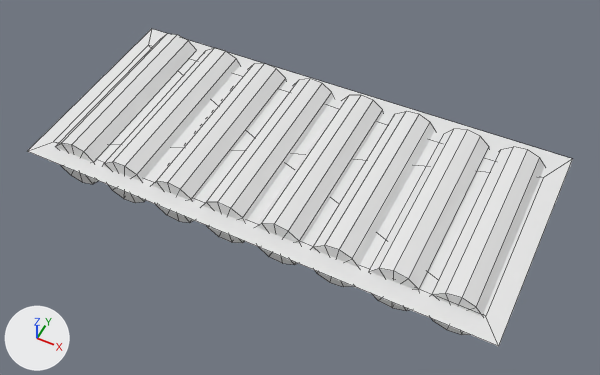
Before and after pictures for a commit that changed the FBX model Assets/Arts/Map/Model_For_Prefabs/Beach_Log.fbx.
The view is the same before and after, from a camera (50 mm lens) standing at (15.9, -31.4, 37.4) and looking at (0.6, -0.8, -0.9). The axes (+X, +Y, +Z) are drawn at lower left. The lights are the same throughout. Mesh edges are drawn as thin lines. Where no turn or scale is listed for an object, it has been applied to the vertices.

The first picture shows 'Log_01', 'Log_02', 'Log_03', 'Log_04', 'Log_05', 'Log_06', 'Log_07', 'Log_08', 'Sea_01'.
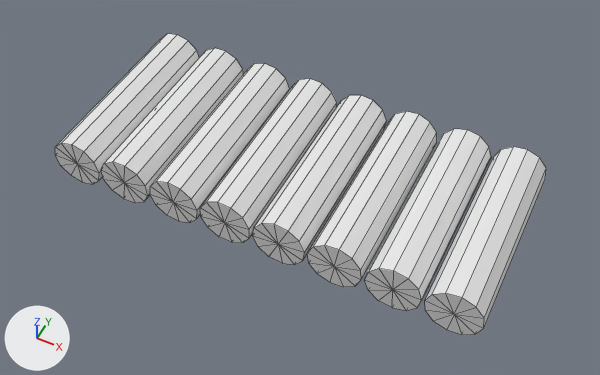
Pixel boxes [x1, y1, x2, y2] of what changed, in the pictures (600 x 375 px):
'Sea_01', deleted: before [28, 29, 573, 346]

The change in detail:
Object 'Sea_01' (ob_sea_01) is deleted.
